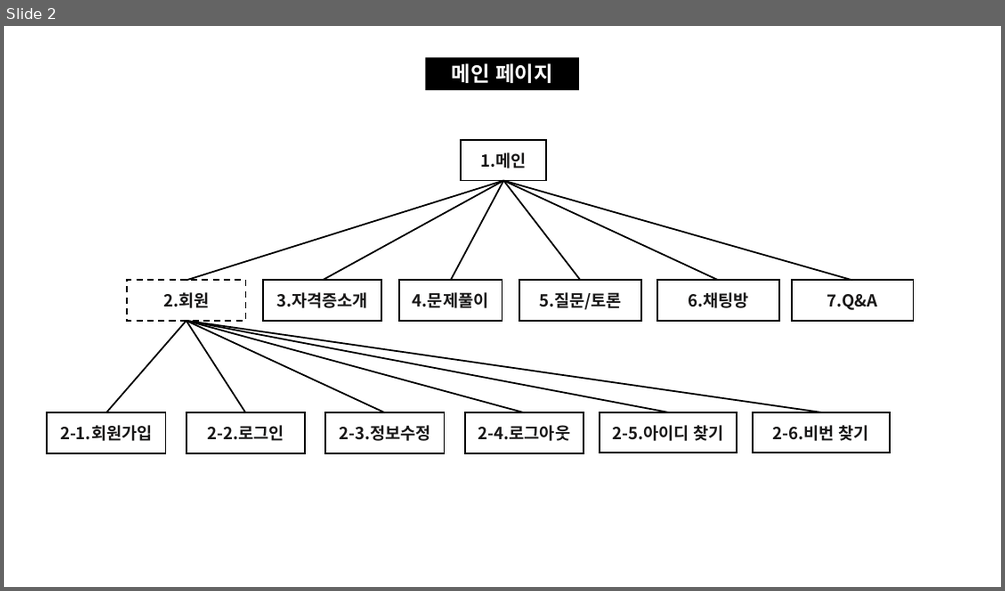
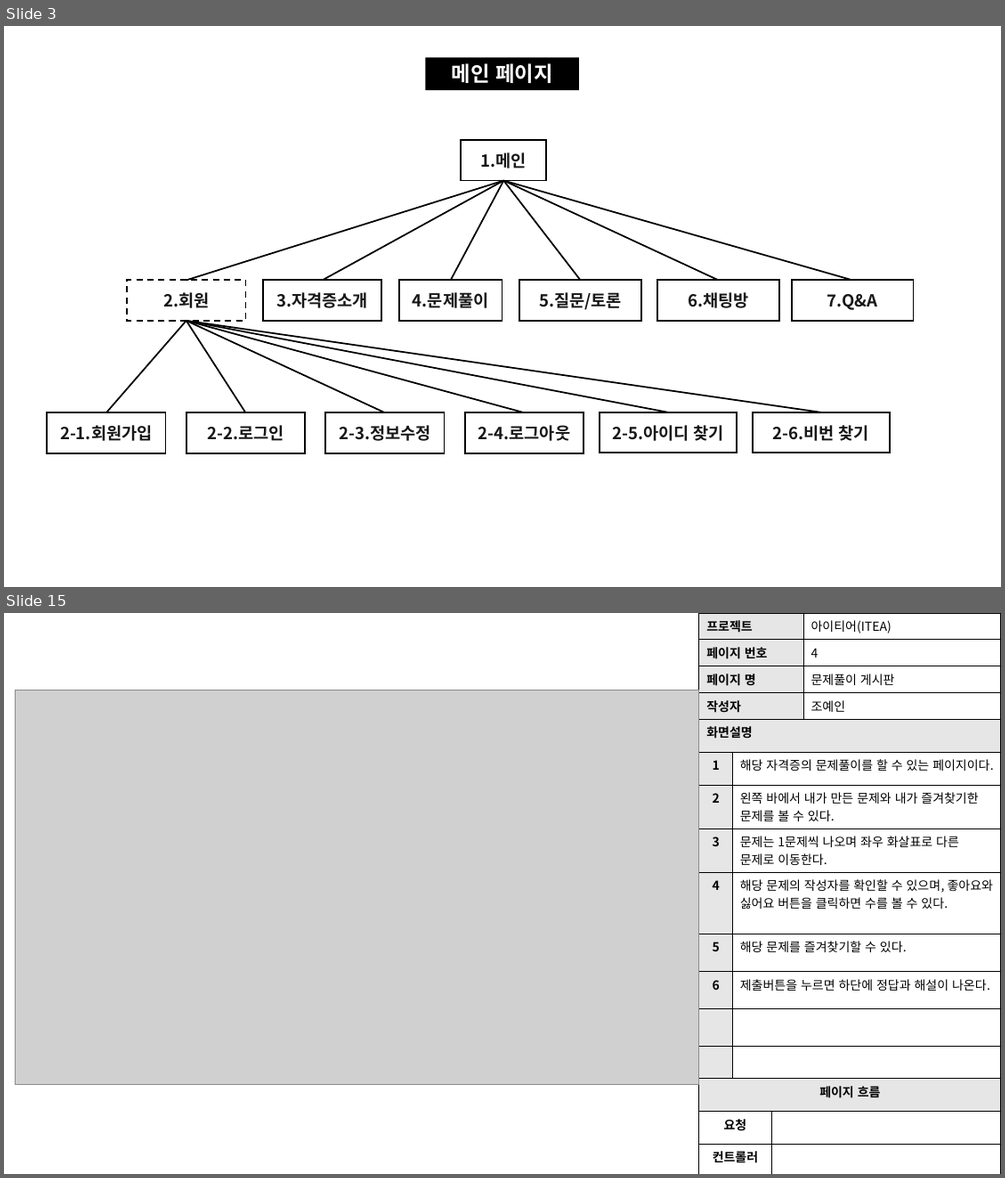
Before and after one commit to skwls2087/itea, a slide deck: 추가자료/스토리보드/스토리보드.pptx. Shown one above the other, each under a label of ours: slide 2 before the commit, slides 3 and 15 after it; the slides between them are not shown. The pictures are 1005x591 and 1005x1178 pixels, drawn with LibreOffice and Linux fonts; fonts in the diff are those of the drawing; grey boxes stand for pictures. Boxes give left, top, right and bottom in pixels: in the first picture for what was removed or moved away, otherwise in the second. Text is boxed around its words. In the diff, an @@ line names an element or a change of style, - is before the commit and + after.

Commit message:
Q&A게시판 끄읕

```diff
--- a/추가자료/스토리보드/스토리보드.pptx
+++ b/추가자료/스토리보드/스토리보드.pptx
@@ slide 15 added at (4, 613, 1001, 1174), background #FFFFFF @@
@@ table added at (699, 613, 1001, 719), 4 rows, 2 columns @@
+프로젝트 | 아이티어(ITEA)
+페이지 번호 | 4
+페이지 명 | 문제풀이 게시판
+작성자 | 조예인
@@ picture added at (16, 690, 699, 1085) @@
@@ table added at (699, 719, 1001, 1174), 13 rows, 3 columns @@
+화면설명 |  | 
+1 | 해당 자격증의 문제풀이를 할 수 있는 페이지이다. | 
+2 | 왼쪽 바에서 내가 만든 문제와 내가 즐겨찾기한 문제를 볼 수 있다. | 
+3 | 문제는 1문제씩 나오며 좌우 화살표로 다른 문제로 이동한다. | 
+4 | 해당 문제의 작성자를 확인할 수 있으며, 좋아요와 싫어요 버튼을 클릭하면 수를 볼 수 있다. | 
+5 | 해당 문제를 즐겨찾기할 수 있다. | 
+6 | 제출버튼을 누르면 하단에 정답과 해설이 나온다. | 
+ |  | 
+ |  | 
+페이지 흐름 |  | 
+요청 |  | 
+컨트롤러 |  | 
+뷰 |  | 
@@ what was slide 2 is now slide 3 @@
```
Also in this commit, not shown: 3 slides changed, 15 other slides added, 14 other files.
